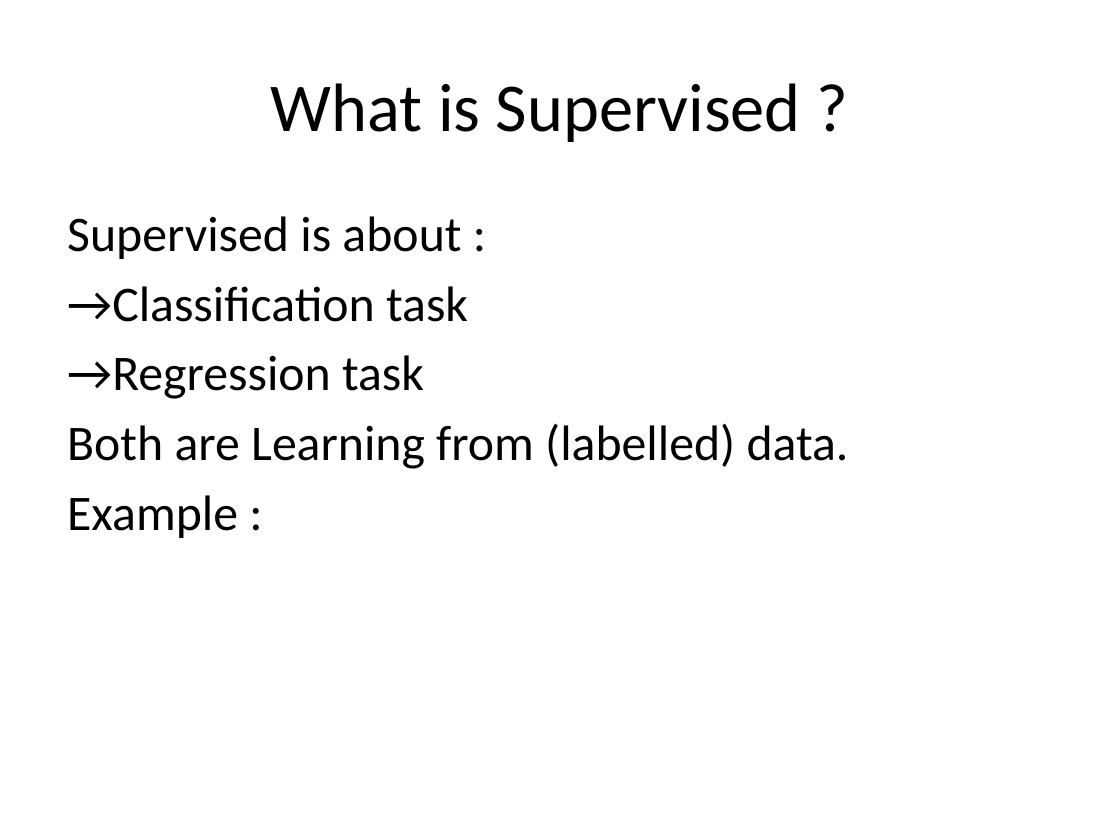
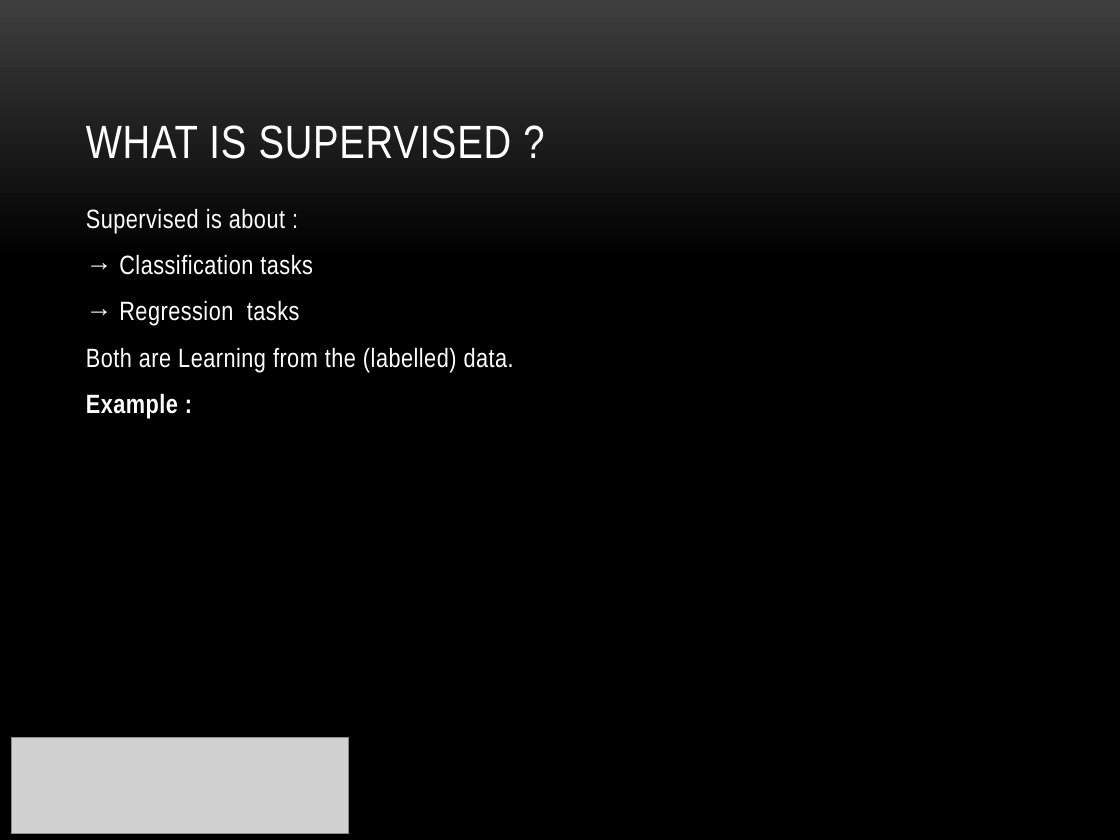
Before and after one commit to markus0708/Workshop_Python_-_ML, a slide deck: slide 2 of Part II Supervised_Learning/Supervised Learning.pptx. Drawn at 1120x840 pixels with LibreOffice and Linux fonts; fonts in the diff are those of the drawing; grey boxes stand for pictures; background and template pictures are left out. Boxes give left, top, right and bottom in pixels: in the first picture for what was removed or moved away, otherwise in the second. Text is boxed around its words. In the diff, an @@ line names an element or a change of style, - is before the commit and + after.

Commit message:
edit Supervised_Learning

```diff
--- a/Part II Supervised_Learning/Supervised Learning.pptx
+++ b/Part II Supervised_Learning/Supervised Learning.pptx
@@ background #FFFFFF to picture (left out) @@
@@ title "WHAT IS SUPERVISED ?" at box(86, 125, 512, 159): vertical alignment middle to bottom @@
@@ title at box(86, 125, 512, 159): text changed; size 44 to 30 pt; font Calibri to Arial Narrow; text colour #000000 to #FFFFFF @@
-What is Supervised ?
+WHAT IS SUPERVISED ?
@@ text "Supervised is about :": place and size @@
-text "Supervised is about :" at box(67, 216, 849, 538)
+text "Supervised is about :" at box(86, 208, 514, 418)
@@ text at box(86, 208, 285, 418): size 32 to 17 pt, font Calibri to Arial Narrow, text colour #000000 to #FFFFFF, letter spacing 0 to 0.3 pt in "Supervised is about :", "Example :"; bold on in "Example :"; more space between paragraphs @@
@@ text at box(86, 254, 514, 372): text changed; size 32 to 17 pt; font Calibri to Arial Narrow; text colour #000000 to #FFFFFF @@
-→Classification task
-→Regression task
-Both are Learning from (labelled) data.
+→ Classification tasks
+→ Regression tasks
+Both are Learning from the (labelled) data.
@@ picture added at box(11, 737, 348, 833) @@
```
Also in this commit, not shown: 7 other slides changed, 3 slides added, 2 slides removed, 2 other files.
